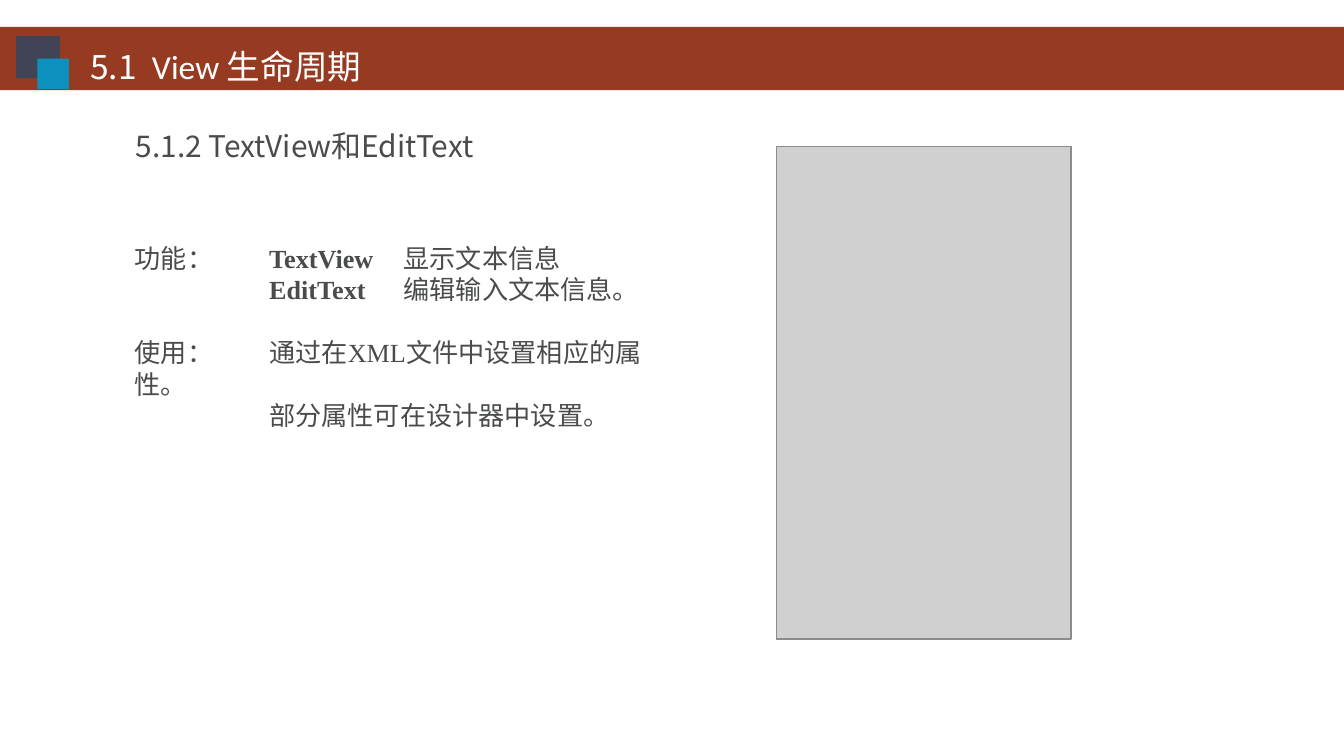
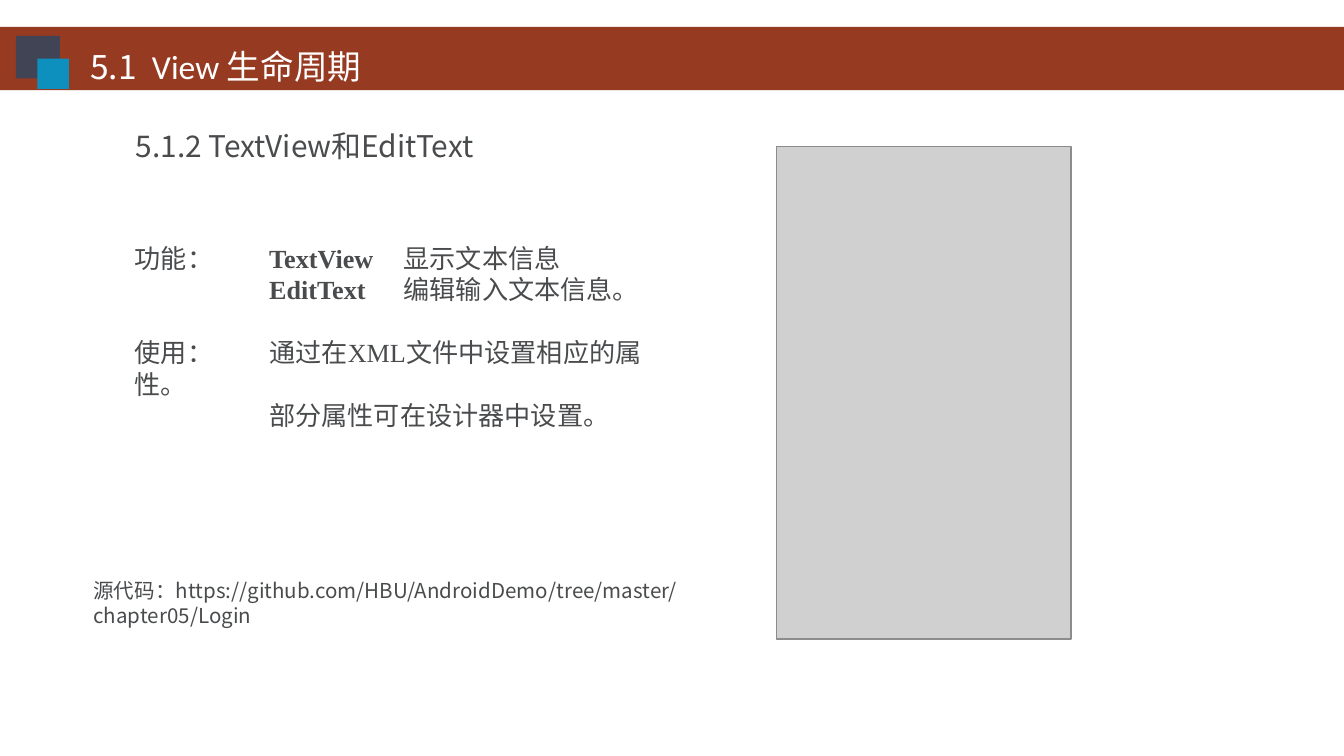
Before and after one commit to HBU/Android-PPT, a slide deck: slide 4 of 03.0 -- 用户界面 -- 第05章.ppt. Drawn at 1344x756 pixels with LibreOffice and Linux fonts; fonts in the diff are those of the drawing; grey boxes stand for pictures; background and template pictures are left out. Boxes give left, top, right and bottom in pixels: in the first picture for what was removed or moved away, otherwise in the second. Text is boxed around its words. In the diff, an @@ line names an element or a change of style, - is before the commit and + after.

```diff
--- a/03.0 -- 用户界面 -- 第05章.ppt
+++ b/03.0 -- 用户界面 -- 第05章.ppt
@@ text added at (93, 581, 676, 628), 11 pt, text #494B4D @@
+源代码：https://github.com/HBU/AndroidDemo/tree/master/chapter05/Login
```
Also in this commit, not shown: 32 other slides changed, 1 slide added, 1 slide removed.
